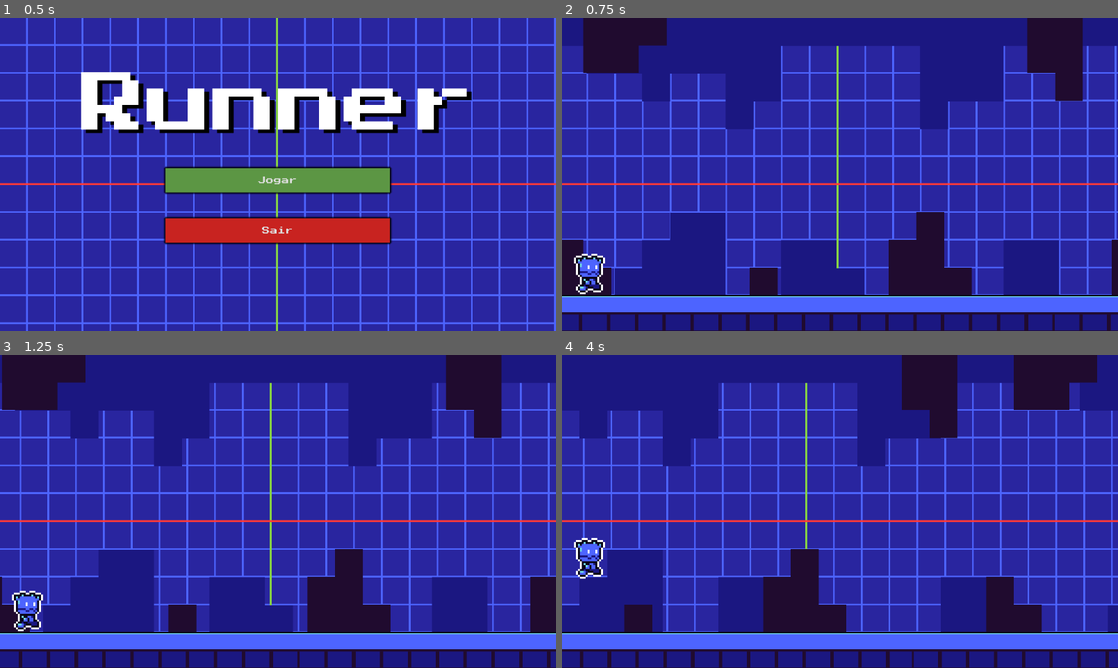
Above: before the commit, frames 1-4 (two rows, left to right).
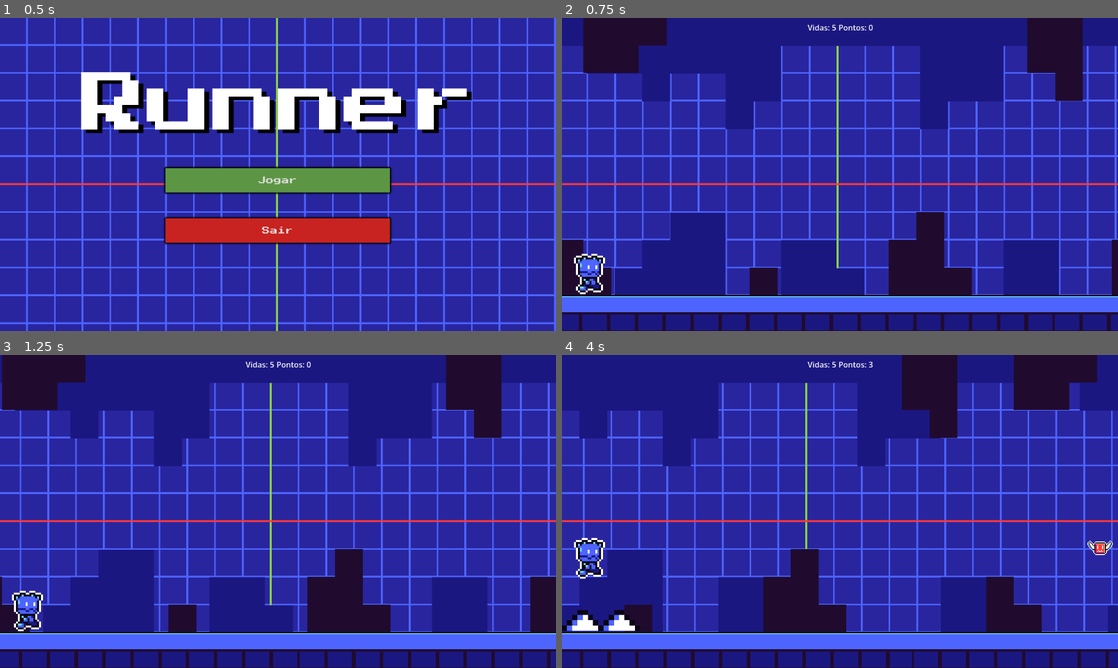
Above: after the commit, the same moments.

Repository: DNosos/runner
Game: Godot game, scene res://Scene's/menu.tscn
Two runs of this game, one before a commit and one after it. Both use one fixed random seed, a clock stepped at 60 frames per second and the inputs below.
Inputs:
- Up to frame 1 (0.5 s): no input
- Up to frame 2 (0.75 s): click "Jogar" at 0.5 s
- Up to frame 3 (1.25 s): no input
- Up to frame 4 (4 s): tap Space (ui_select) at 1.52, 2.27, 3.77 s

Frame 1 is identical in both runs. In frame 2, 0.1% of the frame differs, in the area x 44-56%, y 2-4%; in frame 3, 0.1%; in frame 4, 0.9%, in the area x 0-100%, y 2-89%.

Commit message:
Simbora kk
Só quero dormir T_T

Diff:
--- a/Scene's/game.tscn
+++ b/Scene's/game.tscn
@@ -7,6 +7,8 @@
 [ext_resource type="Texture2D" uid="uid://bg4w3oiphpyhq" path="res://Assets Godot Runner/middleground1.png" id="4_5441b"]
 [ext_resource type="Texture2D" uid="uid://bjpcr3727y8kf" path="res://Assets Godot Runner/player.png" id="6_5441b"]
 [ext_resource type="Script" uid="uid://bb62dq7hvu3d5" path="res://Script's/player.gd" id="6_mudu5"]
+[ext_resource type="Script" uid="uid://dbr0oiwlws7js" path="res://Script's/gerador.gd" id="9_oekie"]
+[ext_resource type="Script" uid="uid://b3hn78sgfand8" path="res://Script's/generator.gd" id="9_u1fri"]
 
 [sub_resource type="RectangleShape2D" id="RectangleShape2D_i4s2q"]
 size = Vector2(1152, 76)
@@ -165,3 +167,24 @@
 [node name="CollisionShape2D" type="CollisionShape2D" parent="Player" unique_id=558812264]
 position = Vector2(-1671.344, -80)
 shape = SubResource("RectangleShape2D_mudu5")
+
+[node name="Generator" type="Node2D" parent="." unique_id=1854385642]
+position = Vector2(950, 488)
+scale = Vector2(3.6, 3.6)
+script = ExtResource("9_u1fri")
+
+[node name="Gerador" type="Node2D" parent="." unique_id=1073152498]
+script = ExtResource("9_oekie")
+
+[node name="\'-\'" type="HBoxContainer" parent="." unique_id=253716178]
+offset_right = 1155.0
+offset_bottom = 40.0
+alignment = 1
+
+[node name="Vidas" type="Label" parent="\'-\'" unique_id=1792116167]
+layout_mode = 2
+text = "Vidas: 5"
+
+[node name="Pontos" type="Label" parent="\'-\'" unique_id=868247569]
+layout_mode = 2
+text = "Pontos: 0"
--- /dev/null
+++ b/Scene's/object1.tscn
@@ -0,0 +1,18 @@
+[gd_scene format=3 uid="uid://bxqnddic6xnt0"]
+
+[ext_resource type="Script" uid="uid://bhm6mi6md7r22" path="res://Script's/spike.gd" id="1_rsykj"]
+[ext_resource type="Texture2D" uid="uid://c8htny6n0xuen" path="res://Assets Godot Runner/thorn.png" id="2_xht75"]
+
+[sub_resource type="RectangleShape2D" id="RectangleShape2D_80ln6"]
+size = Vector2(45.5, 12)
+
+[node name="object" type="Area2D" unique_id=338762917]
+script = ExtResource("1_rsykj")
+
+[node name="Sprite2D" type="Sprite2D" parent="." unique_id=725238435]
+scale = Vector2(3, 3)
+texture = ExtResource("2_xht75")
+
+[node name="CollisionShape2D" type="CollisionShape2D" parent="." unique_id=801816589]
+position = Vector2(-1.75, 18)
+shape = SubResource("RectangleShape2D_80ln6")
--- /dev/null
+++ b/Script's/enemy.gd
@@ -0,0 +1,15 @@
+extends Area2D
+
+@export var velocidade: int
+func _ready() -> void:
+	velocidade = 400
+	$Sprite.play("default")
+
+func _process(delta: float) -> void:
+	$".".position.x -= velocidade*delta*1
+	if $".".position.x < -1152:
+		$".".queue_free()
+
+func _on_body_entered(body: Node2D) -> void:
+	body.vidas -= 1
+	queue_free()
--- a/Script's/game.gd
+++ b/Script's/game.gd
@@ -1,10 +1,12 @@
 extends Node2D
 
 @export var velocidade: int
+var cont = 0
 func _ready() -> void:
 	velocidade = 400
 
 func _process(delta: float) -> void:
+	cont += delta
 	$"Found-1".position.x -= velocidade*delta*0.05
 	$"Found-2".position.x -= velocidade*delta*0.05
 	if $"Found-1".position.x < -1152:
@@ -31,3 +33,6 @@
 		$"Mid-Black-1".position.x = 1152
 	if $"Mid-Black-2".position.x < -1152:
 		$"Mid-Black-2".position.x = 1152
+
+	$"'-'/Vidas".text = "Vidas: " + str(int($Player.vidas))
+	$"'-'/Pontos".text = "Pontos: " + str(int(cont))
--- /dev/null
+++ b/Script's/generator.gd
@@ -0,0 +1,14 @@
+extends Node2D
+
+var spike = preload("res://preload/object.tscn")
+var timer = 0
+
+func _process(delta: float) -> void:
+	timer += delta
+
+	if timer >= 2:
+		timer = 0
+
+		var n_b = spike.instantiate()
+		n_b.position = Vector2(40, -1)
+		add_child(n_b)
--- /dev/null
+++ b/Script's/gerador.gd
@@ -0,0 +1,14 @@
+extends Node2D
+
+var spike = preload("res://preload/enemy.tscn")
+var timer = 0
+
+func _process(delta: float) -> void:
+	timer += delta
+
+	if timer >= 2:
+		timer = 0
+
+		var n_b = spike.instantiate()
+		n_b.position = Vector2(1675.344, 400.0)
+		add_child(n_b)
--- a/Script's/player.gd
+++ b/Script's/player.gd
@@ -1,4 +1,7 @@
 extends CharacterBody2D
+
+var vidas = 5
+var pontos = 0
 
 var velocidade_pulo = -600
 func _physics_process(delta: float) -> void:
@@ -11,3 +14,6 @@
 	else:
 		$Sprite.play("jump")
 	move_and_slide()
+
+	if vidas <= 0:
+		get_tree().reload_current_scene()
--- /dev/null
+++ b/Script's/spike.gd
@@ -0,0 +1,14 @@
+extends Area2D
+
+@export var velocidade: int
+func _ready() -> void:
+	velocidade = 200
+
+func _process(delta: float) -> void:
+	$".".position.x -= velocidade*delta*1
+	if $".".position.x < -1152:
+		$".".queue_free()
+
+func _on_body_entered(body: Node2D) -> void:
+	body.vidas -= 1
+	queue_free()
--- /dev/null
+++ b/preload/enemy.tscn
@@ -0,0 +1,51 @@
+[gd_scene format=3 uid="uid://djlfy33ss378e"]
+
+[ext_resource type="Script" uid="uid://uec4tq8b8pht" path="res://Script's/enemy.gd" id="1_5rayo"]
+[ext_resource type="Texture2D" uid="uid://g6yxih81xqag" path="res://Assets Godot Runner/enemies.png" id="1_tkxmj"]
+
+[sub_resource type="AtlasTexture" id="AtlasTexture_5rayo"]
+atlas = ExtResource("1_tkxmj")
+region = Rect2(0, 0, 48, 48)
+
+[sub_resource type="AtlasTexture" id="AtlasTexture_8tmal"]
+atlas = ExtResource("1_tkxmj")
+region = Rect2(48, 0, 48, 48)
+
+[sub_resource type="AtlasTexture" id="AtlasTexture_0lrd5"]
+atlas = ExtResource("1_tkxmj")
+region = Rect2(96, 0, 48, 48)
+
+[sub_resource type="SpriteFrames" id="SpriteFrames_vaj18"]
+animations = [{
+"frames": [{
+"duration": 1.0,
+"texture": SubResource("AtlasTexture_5rayo")
+}, {
+"duration": 1.0,
+"texture": SubResource("AtlasTexture_8tmal")
+}, {
+"duration": 1.0,
+"texture": SubResource("AtlasTexture_0lrd5")
+}],
+"loop": true,
+"name": &"default",
+"speed": 5.0
+}]
+
+[sub_resource type="RectangleShape2D" id="RectangleShape2D_a8ooj"]
+size = Vector2(52, 34)
+
+[node name="enemy" type="Area2D" unique_id=1982799830]
+script = ExtResource("1_5rayo")
+
+[node name="Sprite" type="AnimatedSprite2D" parent="." unique_id=1310428407]
+scale = Vector2(2, 2)
+sprite_frames = SubResource("SpriteFrames_vaj18")
+frame = 2
+frame_progress = 0.2556724
+
+[node name="CollisionShape2D" type="CollisionShape2D" parent="." unique_id=879984141]
+position = Vector2(0, -3)
+shape = SubResource("RectangleShape2D_a8ooj")
+
+[connection signal="body_entered" from="." to="." method="_on_body_entered"]
--- /dev/null
+++ b/preload/object.tscn
@@ -0,0 +1,20 @@
+[gd_scene format=3 uid="uid://daah14gy70ja7"]
+
+[ext_resource type="Script" uid="uid://bhm6mi6md7r22" path="res://Script's/spike.gd" id="1_80ln6"]
+[ext_resource type="Texture2D" uid="uid://c8htny6n0xuen" path="res://Assets Godot Runner/thorn.png" id="1_i5skq"]
+
+[sub_resource type="RectangleShape2D" id="RectangleShape2D_80ln6"]
+size = Vector2(45.5, 12)
+
+[node name="object" type="Area2D" unique_id=338762917]
+script = ExtResource("1_80ln6")
+
+[node name="Sprite2D" type="Sprite2D" parent="." unique_id=725238435]
+scale = Vector2(3, 3)
+texture = ExtResource("1_i5skq")
+
+[node name="CollisionShape2D" type="CollisionShape2D" parent="." unique_id=801816589]
+position = Vector2(-1.75, 18)
+shape = SubResource("RectangleShape2D_80ln6")
+
+[connection signal="body_entered" from="." to="." method="_on_body_entered"]
Not shown, added: Script's/enemy.gd.uid
Not shown, added: Script's/generator.gd.uid
Not shown, added: Script's/gerador.gd.uid
Not shown, added: Script's/spike.gd.uid
